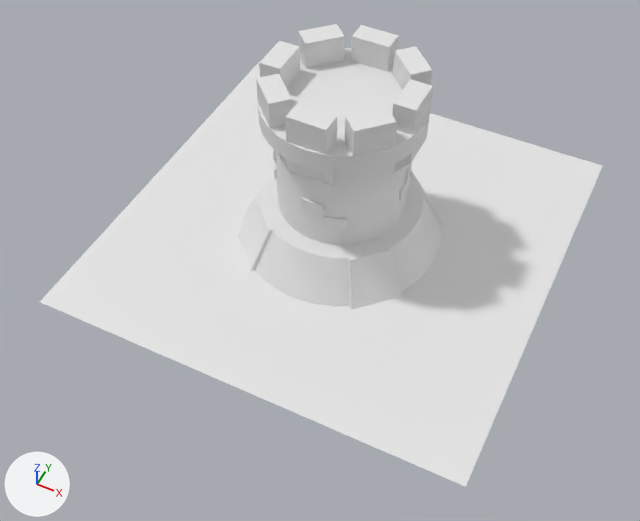
Before and after pictures for a commit that changed the Blender file PracticaTorre/torre.blend.
Before and after are seen from a camera (50 mm lens) standing at (6.98, -15.23, 17.44) and looking at (0.49, -2.24, 1.2). The lights are fixed; the arrows at lower left show +X, +Y and +Z.

The scene before the commit, as lines of its bpy script (objects in view):
```python
me_cube_003 = bpy.data.meshes.new('Cube.003')
me_cube_003.from_pydata(...)  # a box spanning x -1.0..1.0, y -1.0..1.0, z -1.0..1.61
me_plane = bpy.data.meshes.new('Plane')
me_plane.from_pydata([(-1.0, -1.0, 0.0), (1.0, -1.0, 0.0), (-1.0, 1.0, 0.0), (1.0, 1.0, 0.0)], [], [(0, 1, 3, 2)])
ob_cube_003 = bpy.data.objects.new('Cube.003', me_cube_003)
ob_cube_003.location = (1.2, 1.2, 4.68)
ob_cube_003.rotation_euler = (0.0, 0.0, 2.356)  # degrees (0, 0, 135)
ob_cube_003.scale = (0.495, 0.273, 0.273)
ob_cube_004 = bpy.data.objects.new('Cube.004', me_cube_003)
ob_cube_004.location = (0.0, 1.69, 4.68)
ob_cube_004.rotation_euler = (0.0, 0.0, 3.142)  # degrees (0, 0, 180)
ob_cube_004.scale = (0.495, 0.273, 0.273)
ob_plane = bpy.data.objects.new('Plane', me_plane)
ob_plane.location = (0.0, 0.0, 0.0)
ob_plane.scale = (-5.71, -5.71, -5.71)
# also in view: 'Cube.015' at (-1.57, -1.57, 0.58); 'Cylinder' at (0.0, 0.0, 0.59); 'Cube.012' at (1.57, -1.57, 0.58); 'Cylinder.001' at (0.0, 0.0, 2.53); 'Cube.005' at (-1.2, 1.2, 4.76)
```
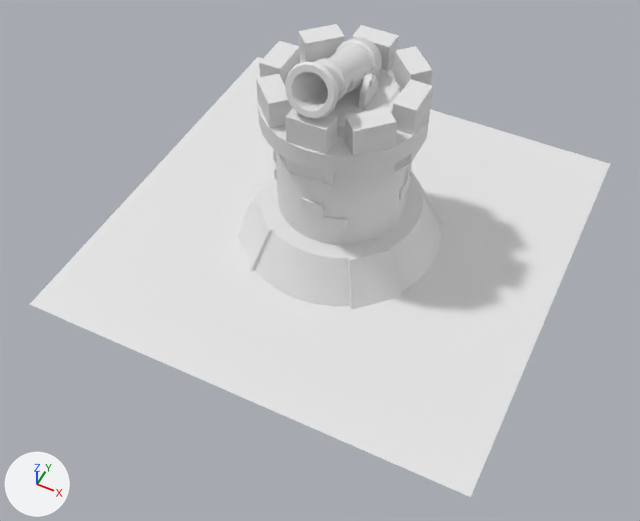
What changed in the scene script:
```text
Add me_cubo_001:
    me_cubo_001.from_pydata(...)  # 96 vertices, 90 faces; spans x 0.917..1.625, y -0.243..0.243, z 1.336..1.821
    me_cubo_001.polygons.foreach_set('use_smooth', [True] * 90)
Add me_cubo:
    me_cubo.from_pydata(...)  # 72 vertices, 71 faces; spans x 1.18..1.5, y -0.85..0.85, z 0.48..1.87
    me_cubo.polygons.foreach_set('use_smooth', [True] * 71)
Add me_cilindro_003:
    me_cilindro_003.from_pydata(...)  # 48 vertices, 40 faces; spans x 0.0..0.506, y 0.314..0.822, z -0.515..0.484
    me_cilindro_003.polygons.foreach_set('use_smooth', [True] * 40)
Add me_cilindro_002:
    me_cilindro_002.from_pydata(...)  # 320 vertices, 320 faces; spans x -0.6..0.6, y 0.22..1.43, z -1.29..1.79
    me_cilindro_002.polygons.foreach_set('use_smooth', [True] * 320)
Add me_cilindro:
    me_cilindro.from_pydata(...)  # 80 vertices, 90 faces; spans x -1.33..1.33, y -1.33..1.33, z 0.0..0.23
    me_cilindro.polygons.foreach_set('use_smooth', [True] * 90)
Change ob_plane:
    ob_plane.scale: (-5.71, -5.71, -5.71) -> (5.89, 5.89, 5.89)
Add ob_tubo_medio:
    ob_tubo_medio = bpy.data.objects.new('Tubo medio', me_cubo_001)
    ob_tubo_medio.location = (0.0, 0.0, 4.42)
    ob_tubo_medio.scale = (0.454, 0.454, 0.454)
    _m = ob_tubo_medio.modifiers.new('Simetrizar', 'MIRROR')
Add ob_soportelateral:
    ob_soportelateral = bpy.data.objects.new('SoporteLateral', me_cubo)
    ob_soportelateral.location = (0.0, 0.0, 4.42)
    ob_soportelateral.scale = (0.454, 0.454, 0.454)
    _m = ob_soportelateral.modifiers.new('Simetrizar', 'MIRROR')
Add ob_soporteinferior:
    ob_soporteinferior = bpy.data.objects.new('SoporteInferior', me_cilindro_003)
    ob_soporteinferior.location = (0.0, -0.28, 4.43)
    ob_soporteinferior.rotation_euler = (1.248, 0.0, 0.0)  # degrees (72, 0, 0)
    ob_soporteinferior.scale = (1.04, 1.04, 1.04)
    _m = ob_soporteinferior.modifiers.new('Simetrizar', 'MIRROR')
    _m.use_clip = True
Add ob_cañon:
    ob_cañon = bpy.data.objects.new('Cañon', me_cilindro_002)
    ob_cañon.location = (0.0, -0.28, 4.43)
    ob_cañon.rotation_euler = (1.248, 0.0, 0.0)  # degrees (72, 0, 0)
    ob_cañon.scale = (1.04, 1.04, 1.04)
Add ob_base:
    ob_base = bpy.data.objects.new('Base', me_cilindro)
    ob_base.location = (0.0, 0.0, 4.42)
    ob_base.scale = (1.04, 1.04, 1.04)
```

Pixel boxes (x1, y1, x2, y2) of what changed, in the pictures (640 x 521 px):
'Plane', rescaled
    before: (40, 61, 602, 487)
    after: (29, 57, 610, 497)
'Cañon', added
    after: (285, 37, 382, 119)
'Base', added
    after: (292, 68, 401, 137)
'SoporteLateral', added
    after: (358, 74, 378, 109)
'SoporteInferior', added
    after: (346, 70, 374, 93)
'Tubo medio', added
    after: (361, 74, 376, 87)
